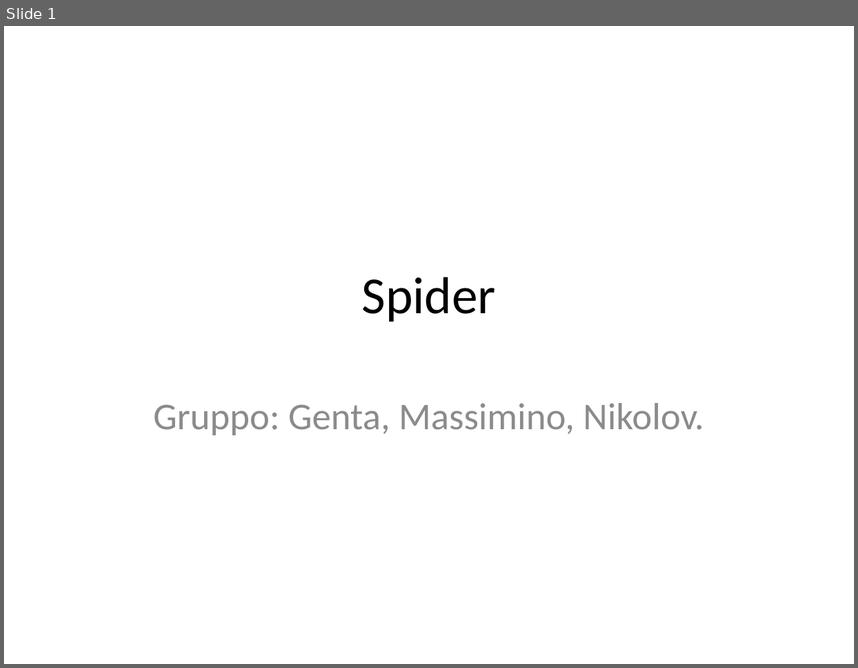
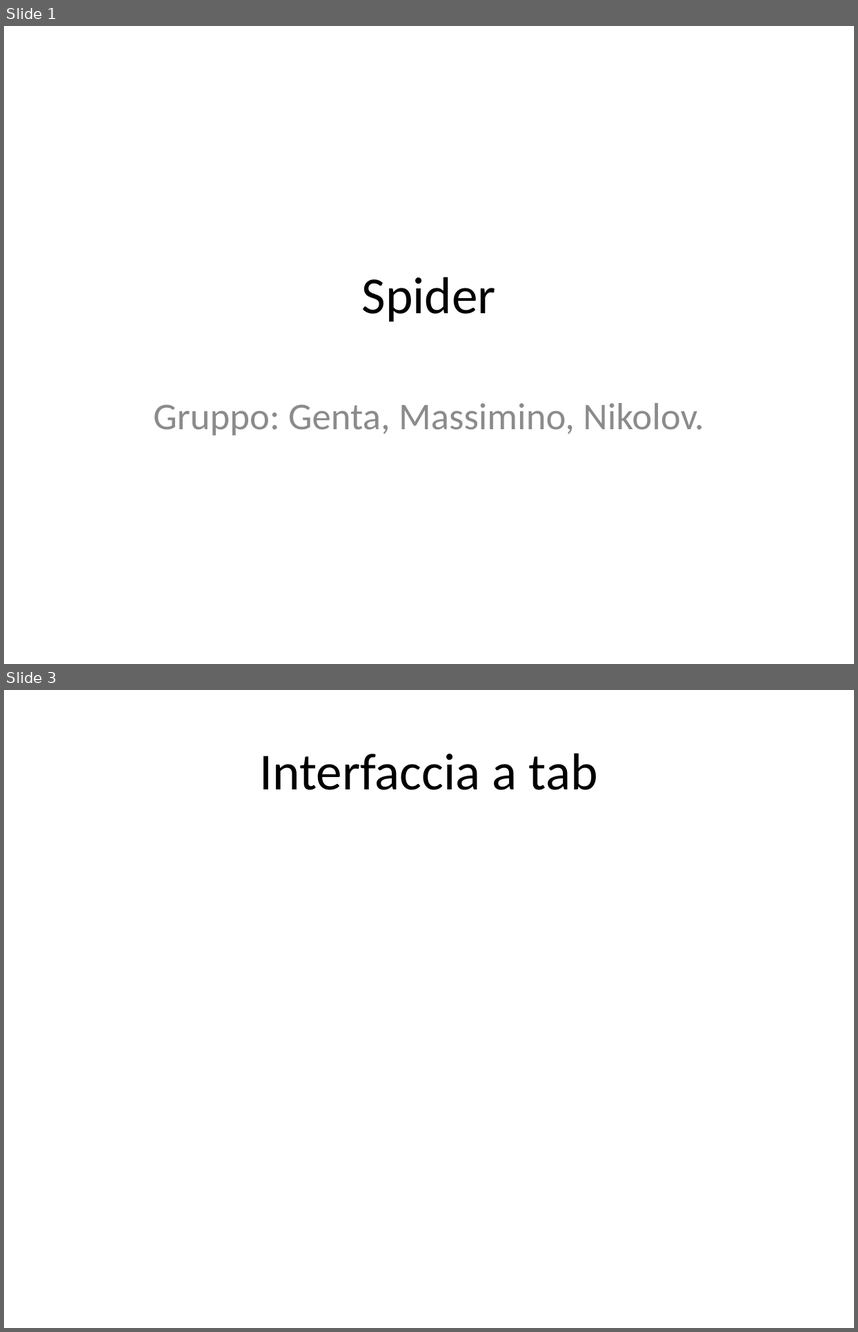
Before and after one commit to danielegenta/ProjectTPSI_Spider, a slide deck: Presentazione_Spider.pptx. Shown one above the other, each under a label of ours: slide 1 before the commit, slides 1 and 3 after it; the slides between them are not shown. The pictures are 858x668 and 858x1332 pixels, drawn with LibreOffice and Linux fonts; fonts in the diff are those of the drawing. Boxes give left, top, right and bottom in pixels: in the first picture for what was removed or moved away, otherwise in the second. Text is boxed around its words. In the diff, an @@ line names an element or a change of style, - is before the commit and + after.

```diff
--- a/Presentazione_Spider.pptx
+++ b/Presentazione_Spider.pptx
@@ slide 3 added at (4,690,854,1328), background #FFFFFF @@
@@ title added at (259,753,598,790), 44 pt, text #000000 @@
+Interfaccia a tab
```
Also in this commit, not shown: 17 other slides added, 45 other files.
